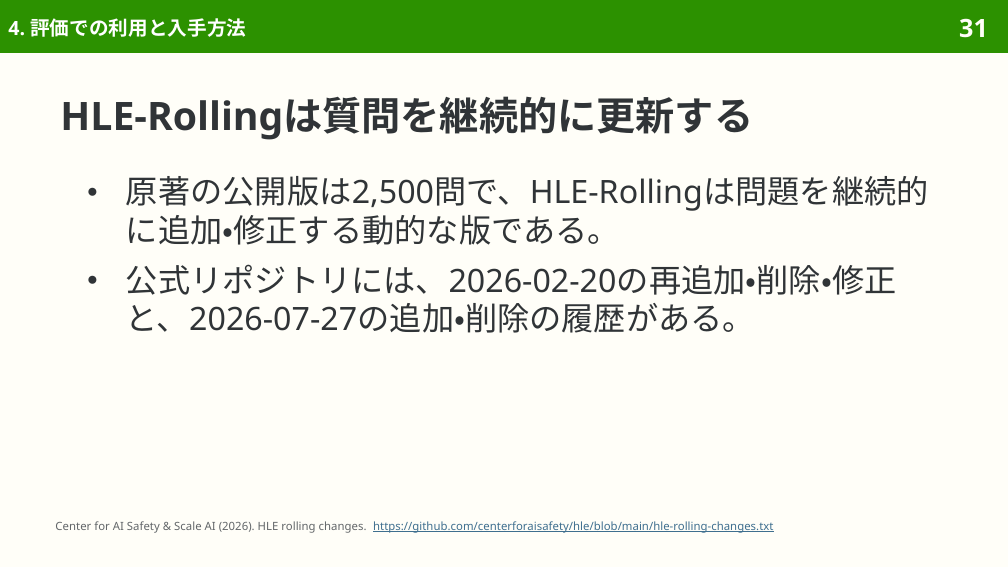
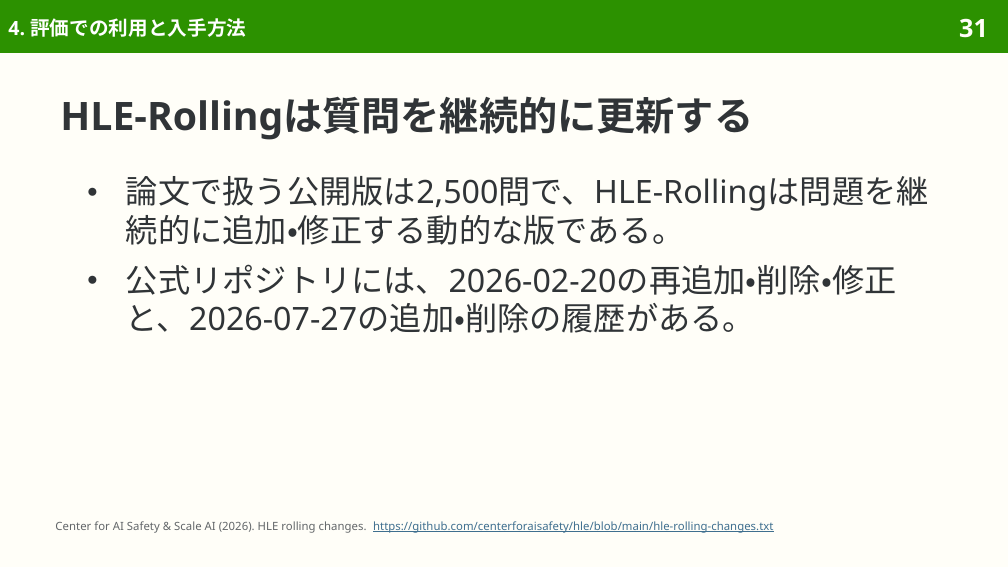
Before and after one commit to sasakiy84/datasets-in-10-minutes, a slide deck: slide 31 of slides/datasets-in-10-minutes-hle.pptx. Drawn at 1008x567 pixels with LibreOffice and Linux fonts; fonts in the diff are those of the drawing. Boxes give left, top, right and bottom in pixels: in the first picture for what was removed or moved away, otherwise in the second. Text is boxed around its words. In the diff, an @@ line names an element or a change of style, - is before the commit and + after.

Commit message:
slides(hle): refine Japanese wording and pair translations

```diff
--- a/slides/datasets-in-10-minutes-hle.pptx
+++ b/slides/datasets-in-10-minutes-hle.pptx
@@ text at (126, 176, 929, 245): text changed @@
-● 原著の公開版は2,500問で、HLE-Rollingは問題を継続的に追加・修正する動的な版である。
+● 論文で扱う公開版は2,500問で、HLE-Rollingは問題を継続的に追加・修正する動的な版である。
```
Also in this commit, not shown: 9 other slides changed, 4 other files.
